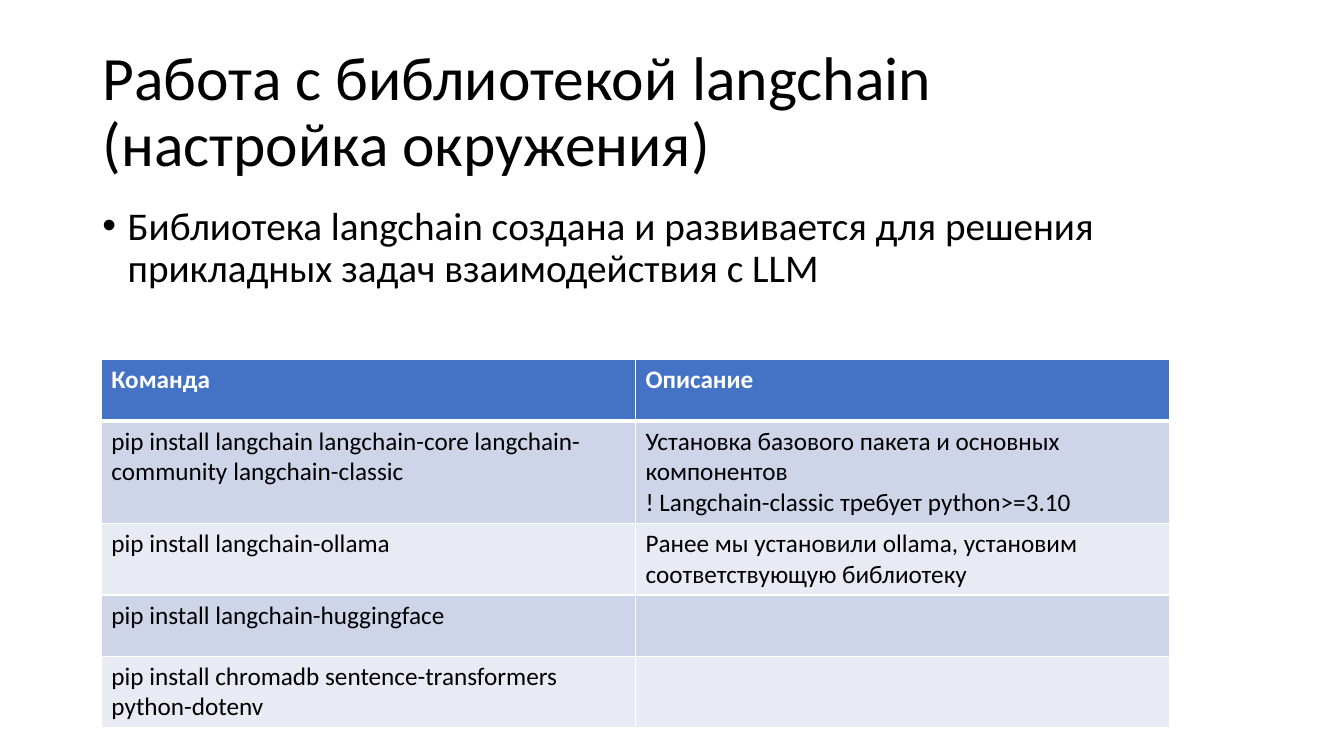
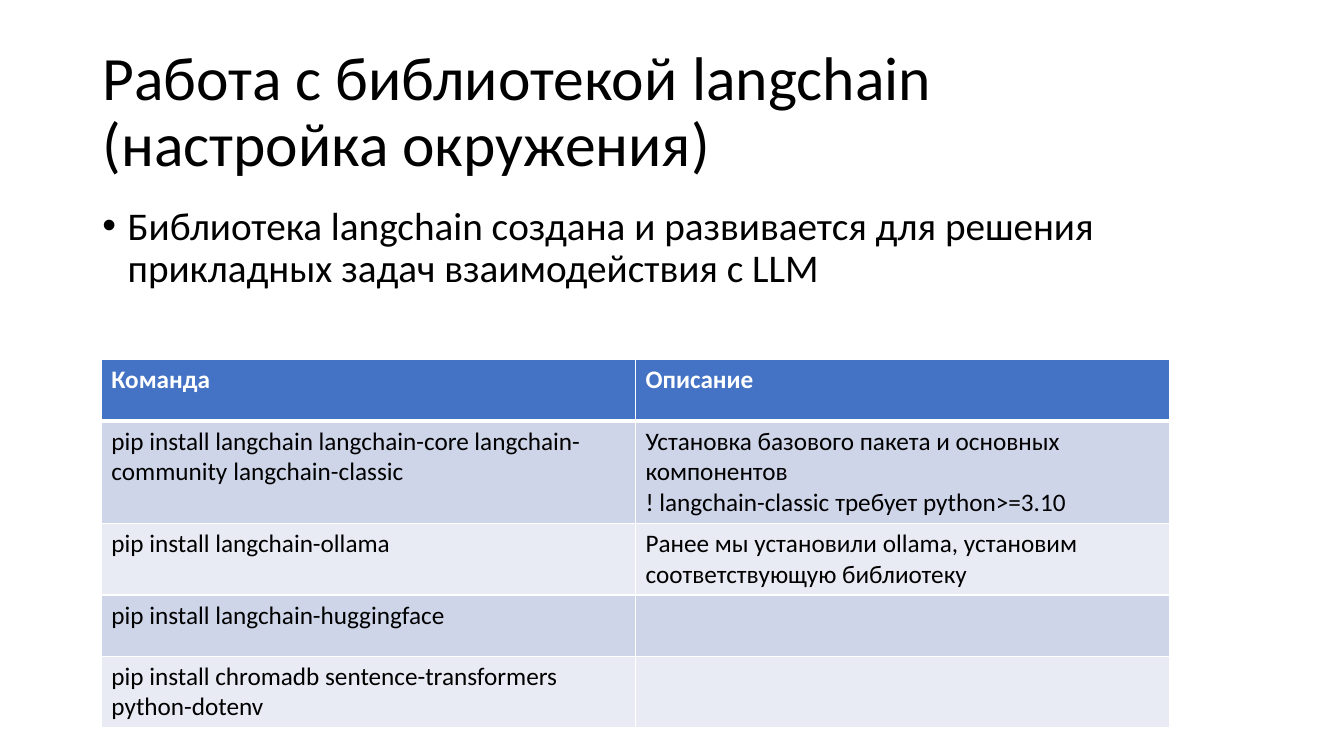
Before and after one commit to yurichernyshov/Safety-GenAI-course, a slide deck: slide 20 of Labs/1/Настройка инфраструктуры.pptx. Drawn at 1344x756 pixels with LibreOffice and Linux fonts; fonts in the diff are those of the drawing; background and template pictures are left out. Boxes give left, top, right and bottom in pixels: in the first picture for what was removed or moved away, otherwise in the second. Text is boxed around its words. In the diff, an @@ line names an element or a change of style, - is before the commit and + after.

```diff
--- a/Labs/1/Настройка инфраструктуры.pptx
+++ b/Labs/1/Настройка инфраструктуры.pptx
@@ table at (x1=102, y1=360, x2=1171, y2=724) @@
-row 2, column 2: Установка базового пакета и основных компонентов / ! Langchain-classic требует python>=3.10
+row 2, column 2: Установка базового пакета и основных компонентов / ! langchain-classic требует python>=3.10
```
Also in this commit, not shown: 7 other slides changed, 1 slide removed.
